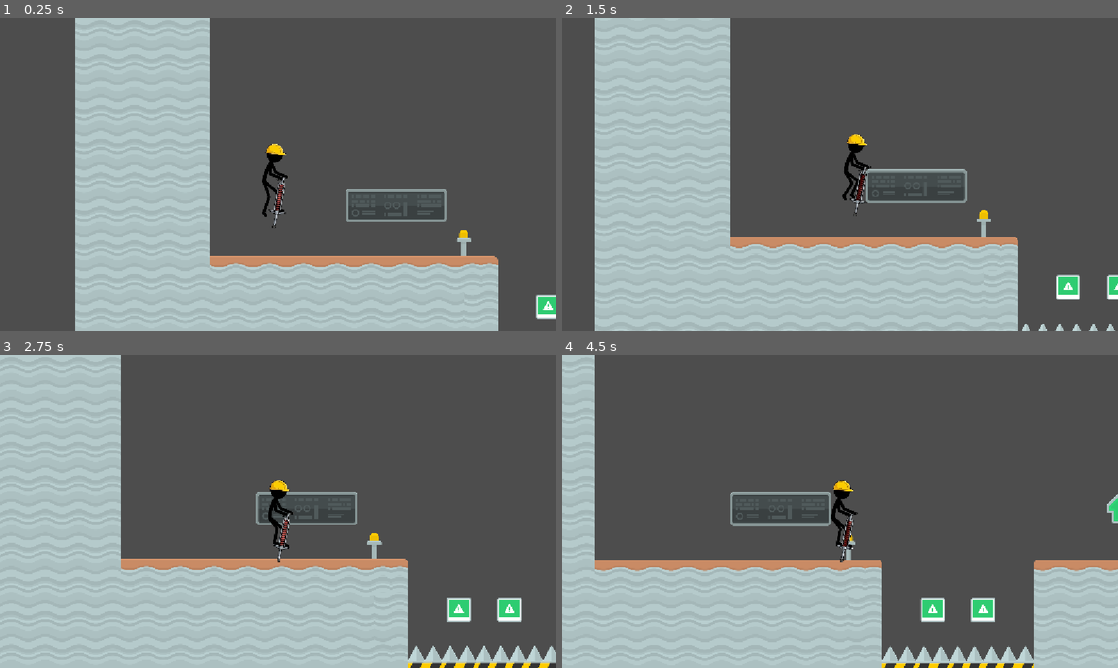
Above: before the commit, frames 1-4 (two rows, left to right).
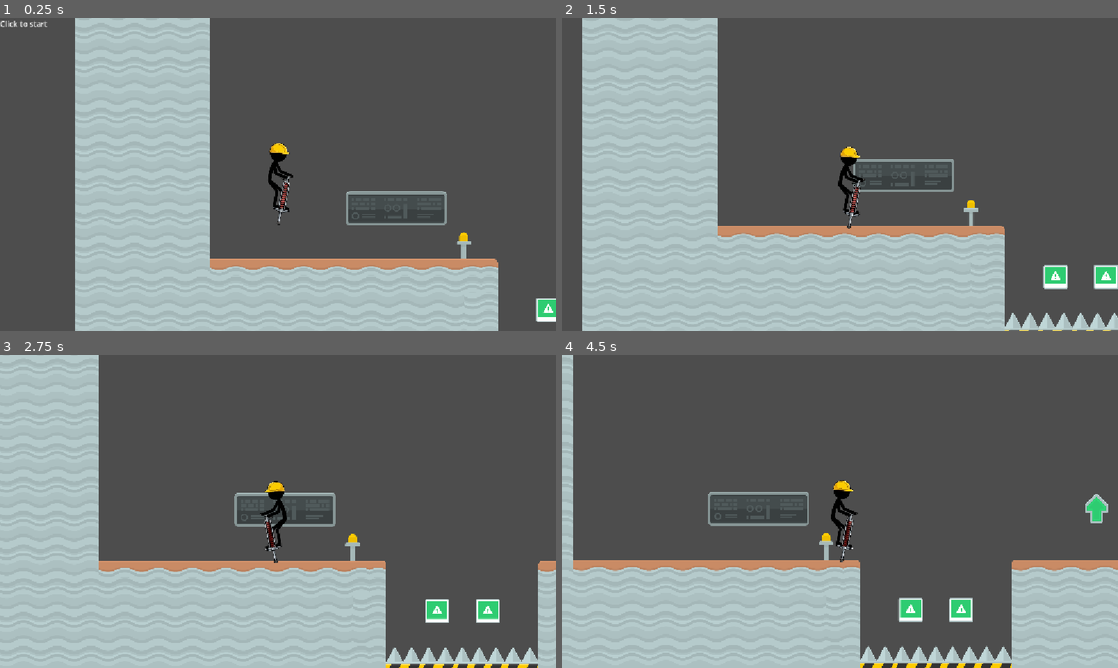
Above: after the commit, the same moments.

Repository: Ricardo646-lab/PogoPat
Game: Godot game, scene res://Scenes/MapScene1.tscn
The game is run twice, just before and just after one commit, with the same random seed, the same clock (stepped at 60 frames per second) and the same inputs.
Inputs (mouse positions are in pixels of both pictures, inside the frame that each line leads up to):
- Up to frame 1 (0.25 s): no input
- Up to frame 2 (1.5 s): tap Enter at 0.5 s; move the mouse to (962, 158) at 0.52 s; hold D (move_right) from 0.53 s (still down); click (962, 158) at 0.67 s; tap Space (charge_jump) at 0.77 s; move the mouse to (728, 190) at 1.27 s; click (728, 190) at 1.42 s
- Up to frame 3 (2.75 s): tap Space (charge_jump) at 1.52 s; move the mouse to (333, 442) at 2.02 s; release D (move_right) at 2.03 s; hold A (move_left) from 2.03 s (still down); click (333, 442) at 2.17 s
- Up to frame 4 (4.5 s): move the mouse to (812, 574) at 2.77 s; release A (move_left) at 2.78 s; hold D (move_right) 2.78-4.28 s; click (812, 574) at 2.92 s; tap Space (charge_jump) at 3.02, 3.77 s; move the mouse to (1006, 558) at 3.52 s; click (1006, 558) at 3.67 s; move the mouse to (673, 464) at 4.27 s; hold A (move_left) from 4.28 s (still down); click (673, 464) at 4.42 s

The runs differ from the first frame. In frame 1, 2.7% of the frame differs, in the area x 0-100%, y 0-98%; in frame 2, 11%, in the area x 3-100%, y 0-100%; in frame 3, 9.4%; in frame 4, 8.6%.

Commit message:
Fixed: Start and stop Poki sdk

Diff:
--- a/Scenes/MapScene1.tscn
+++ b/Scenes/MapScene1.tscn
@@ -562,6 +562,14 @@
 zoom = Vector2(0.5, 0.5)
 position_smoothing_enabled = true
 
+[node name="CanvasLayer" type="CanvasLayer" parent="Player" unique_id=407154769]
+
+[node name="StartLabel" type="Label" parent="Player/CanvasLayer" unique_id=1356661909]
+unique_name_in_owner = true
+offset_right = 40.0
+offset_bottom = 23.0
+text = "Click to start"
+
 [node name="FinishButton" type="Area2D" parent="." unique_id=1415671248]
 position = Vector2(5665, 515)
 
--- a/Scenes/MapScene2.tscn
+++ b/Scenes/MapScene2.tscn
@@ -562,6 +562,15 @@
 zoom = Vector2(0.5, 0.5)
 position_smoothing_enabled = true
 
+[node name="CanvasLayer" type="CanvasLayer" parent="Player" unique_id=796430538]
+
+[node name="StartLabel" type="Label" parent="Player/CanvasLayer" unique_id=1786455929]
+unique_name_in_owner = true
+offset_right = 40.0
+offset_bottom = 23.0
+text = "Click to start"
+metadata/_edit_use_anchors_ = true
+
 [node name="FinishButton" type="Area2D" parent="." unique_id=1566010786]
 position = Vector2(5665, 515)
 
--- a/Scripts/character_body_2d.gd
+++ b/Scripts/character_body_2d.gd
@@ -2,6 +2,9 @@
 
 # --- Spawn / Checkpoint ---
 @onready var spawn_position: Vector2 = global_position
+
+# --- Game State ---
+var has_started: bool = false # Tracks if the player has clicked to start
 
 # --- Gravity ---
 var gravity = ProjectSettings.get_setting("physics/2d/default_gravity")
@@ -20,19 +23,39 @@
 var current_jump_charge = 0.0
 var is_charging = false
 
-# --- Animations ---
+# --- Animations & UI ---
 @onready var anim_sprite = $AnimatedSprite2D
+@onready var start_label = %StartLabel
 
 func _ready():
 	if has_node("/root/PokiSDK"):
-		print("SUCCES: PokiSDK is gevonden door Godot!")
+		print("SUCCESS: PokiSDK found by Godot!")
 		var poki = get_node("/root/PokiSDK")
+		# 1. Tell Poki that the game has finished loading
 		poki.call("gameLoadingFinished")
-		poki.call("gameplayStart")
-	else:
-		print("FOUT: Godot kan /root/PokiSDK niet vinden!")
+		# We DO NOT call gameplayStart here anymore!
+
+	# Make sure the player is in the idle animation while waiting
+	anim_sprite.play("idle")
+
+# Listen for a mouse click (or screen tap) to start playing
+func _input(event):
+	if not has_started and event is InputEventMouseButton and event.pressed:
+		has_started = true
+
+		# Hide the start text
+		if start_label:
+			start_label.hide()
+
+		# 2. Now that the player has interacted, start the gameplay tracking
+		if has_node("/root/PokiSDK"):
+			get_node("/root/PokiSDK").call("gameplayStart")
 
 func _physics_process(delta):
+	# Freeze all physics and movement if the game hasn't started yet
+	if not has_started:
+		return
+
 	# 1. Apply gravity (if the player is in the air)
 	if not is_on_floor():
 		velocity.y += gravity * delta
@@ -126,10 +149,11 @@
 	is_charging = false
 	current_jump_charge = 0.0
 
-	# 3. Player respawned and ready to play: Start Poki gameplay tracking
-	if has_node("/root/PokiSDK"):
-		get_node("/root/PokiSDK").call("gameplayStart")
-
+	# 3. Reset the game state so the player has to click again to continue
+	has_started = false
+	if start_label:
+		start_label.show()
+	anim_sprite.play("idle")
 
 func _on_finish_button_body_entered(body: Node2D) -> void:
 	if body == self or body is CharacterBody2D:
